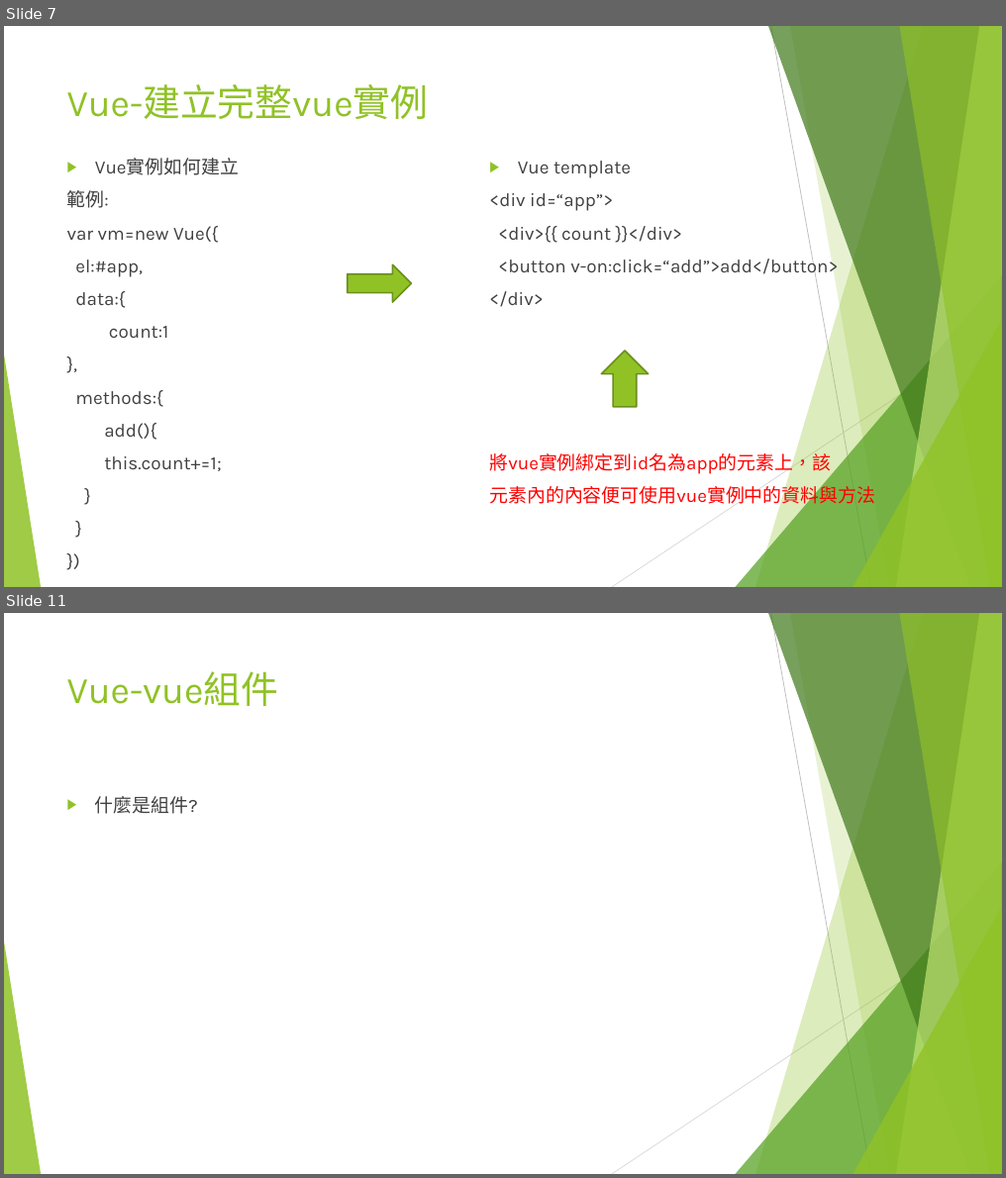
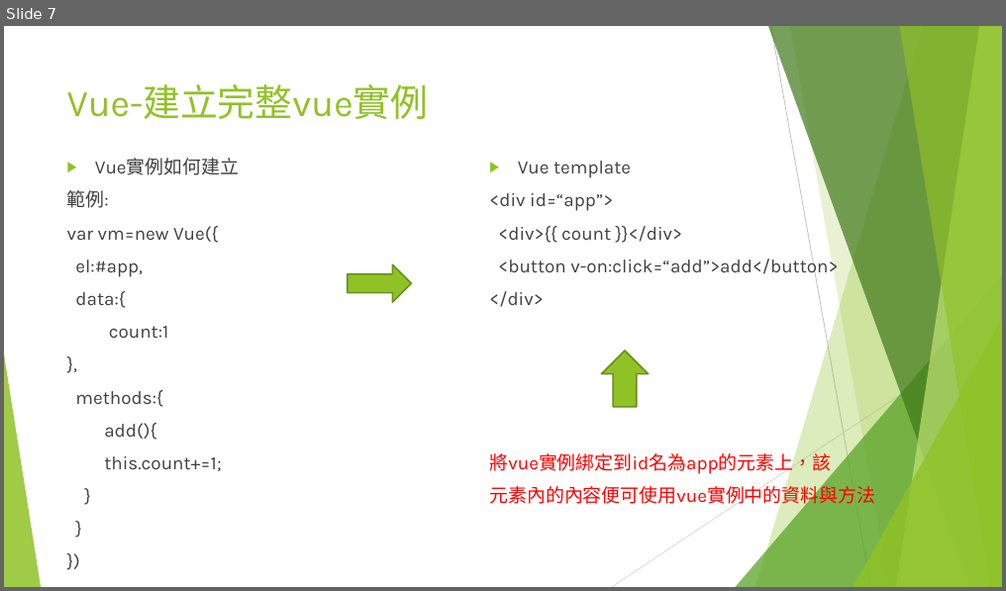
Before and after one commit to JSENESoftware/Education, a slide deck: Vue教育訓練.pptx. Shown one above the other, each under a label of ours: slides 7 and 11 before the commit, slide 7 after it; the slides between them are not shown. The pictures are 1006x1178 and 1006x591 pixels, drawn with LibreOffice and Linux fonts; fonts in the diff are those of the drawing. Boxes give left, top, right and bottom in pixels: in the first picture for what was removed or moved away, otherwise in the second. Text is boxed around its words. In the diff, an @@ line names an element or a change of style, - is before the commit and + after.

```diff
--- a/Vue教育訓練.pptx
+++ b/Vue教育訓練.pptx
@@ slide 11 removed at bbox=[4, 613, 1002, 1174], background #FFFFFF; not listed: 10 template elements that a slide beside it also shows @@
@@ title removed at bbox=[67, 671, 279, 706] @@
-Vue-vue組件
@@ text removed at bbox=[95, 796, 198, 814] @@
-▶ 什麼是組件?
```
Also in this commit, not shown: 2 slides changed, 1 slide added, 6 other slides removed.
